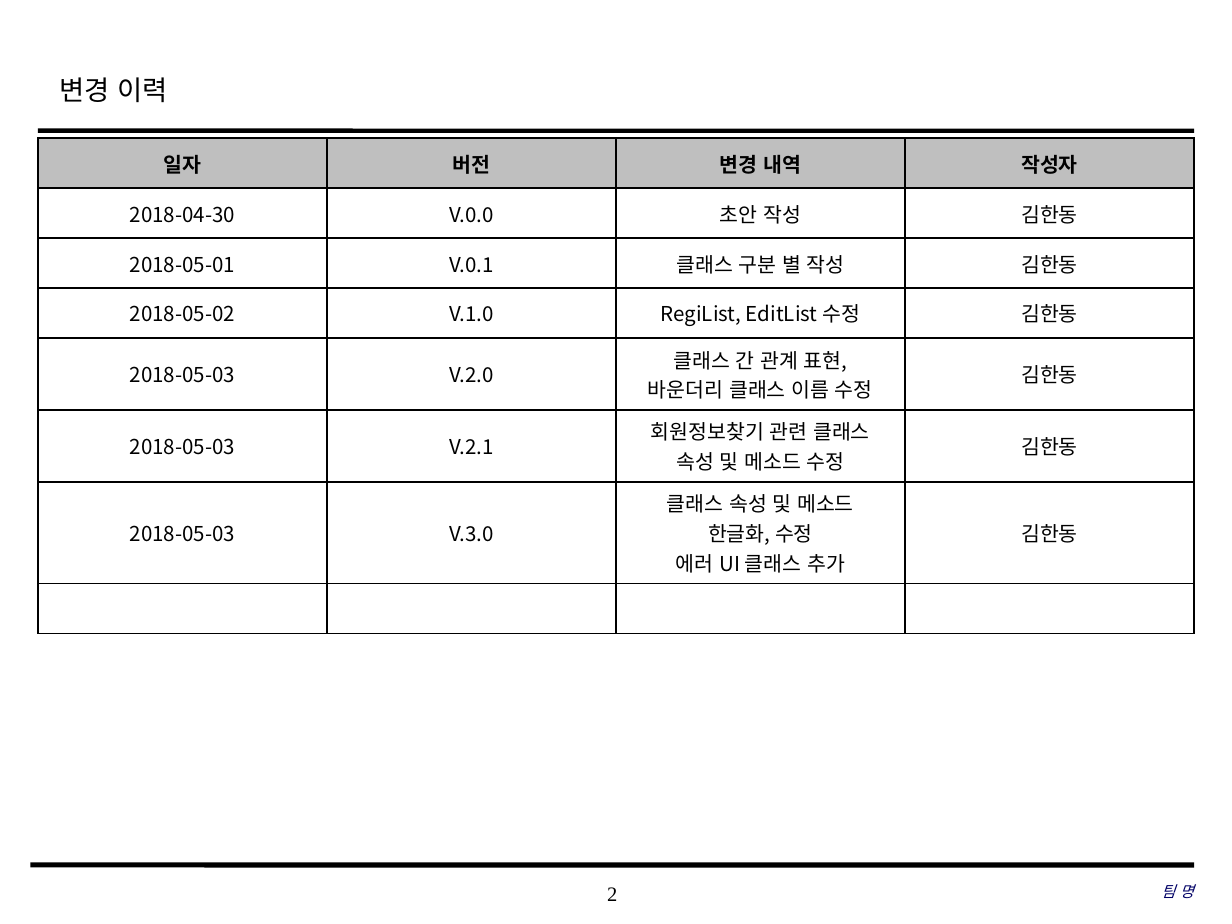
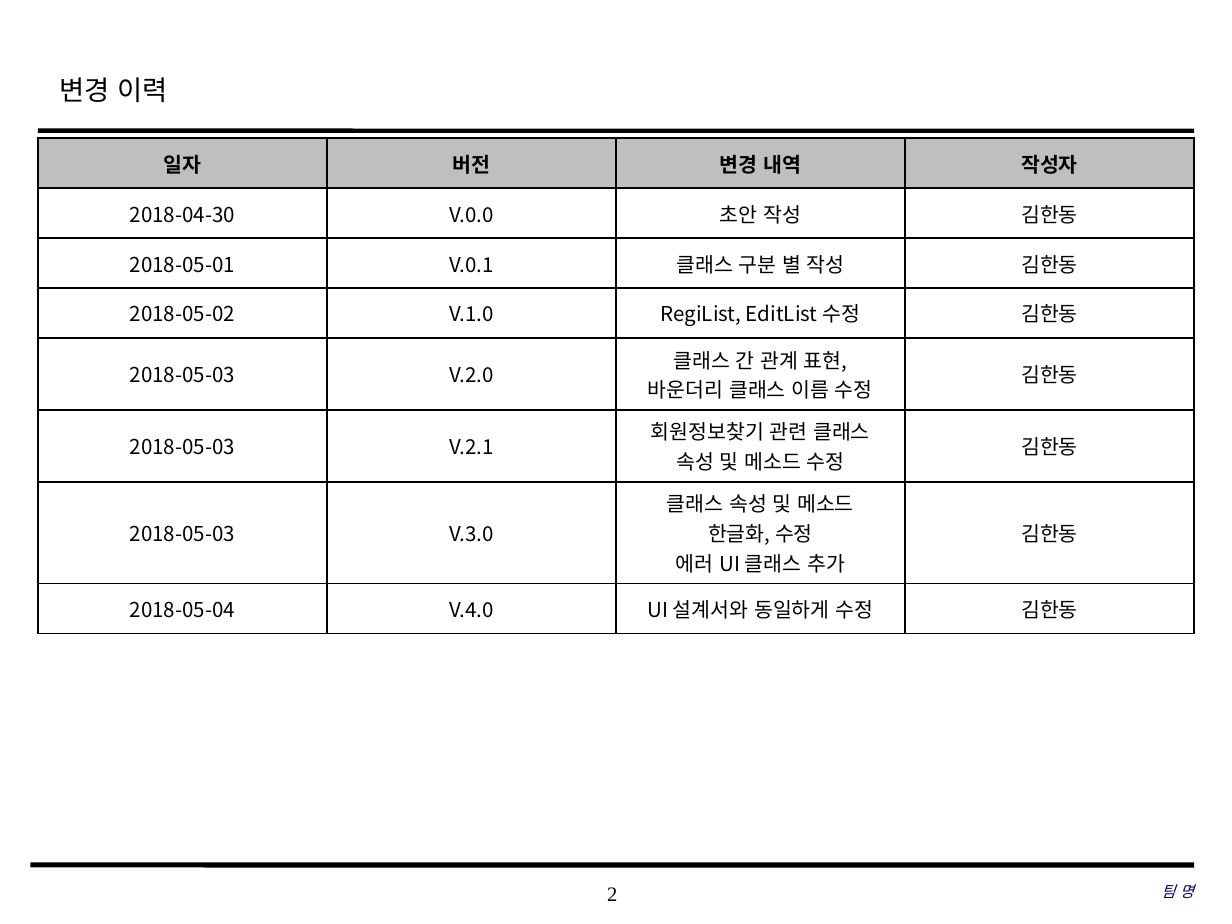
Before and after one commit to SMU-SE-Admin/18-1_8_PALZO_Doc, a slide deck: slide 2 of 03 설계/Class 설계서_8_Palzo.pptx. Drawn at 1232x924 pixels with LibreOffice and Linux fonts; fonts in the diff are those of the drawing; background and template pictures are left out. Boxes give left, top, right and bottom in pixels: in the first picture for what was removed or moved away, otherwise in the second. Text is boxed around its words. In the diff, an @@ line names an element or a change of style, - is before the commit and + after.

Commit message:
#1101 Class 설계서 작성
UI 설계서와 동일하게 수정, 최종제출본

```diff
--- a/03 설계/Class 설계서_8_Palzo.pptx
+++ b/03 설계/Class 설계서_8_Palzo.pptx
@@ table at bbox=[38, 138, 1196, 623] @@
-row 8:  |  |  | 
+row 8: 2018-05-04 | V.4.0 | UI 설계서와 동일하게 수정 | 김한동
```
Also in this commit, not shown: 12 other slides changed.
